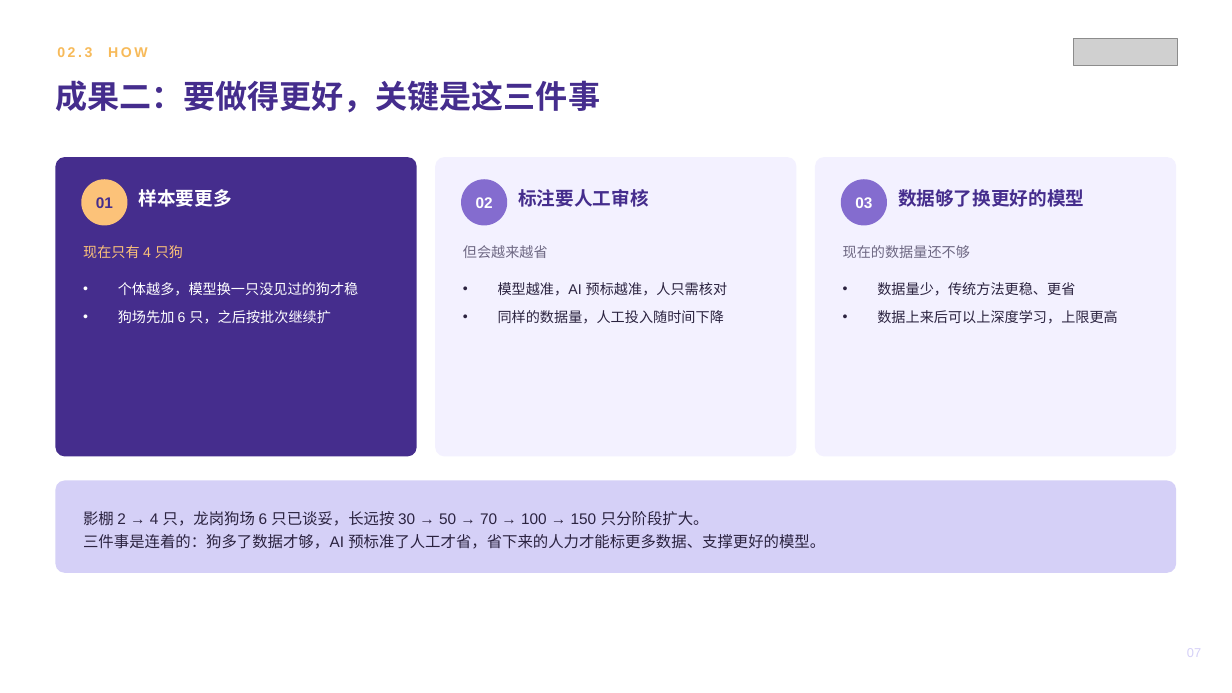
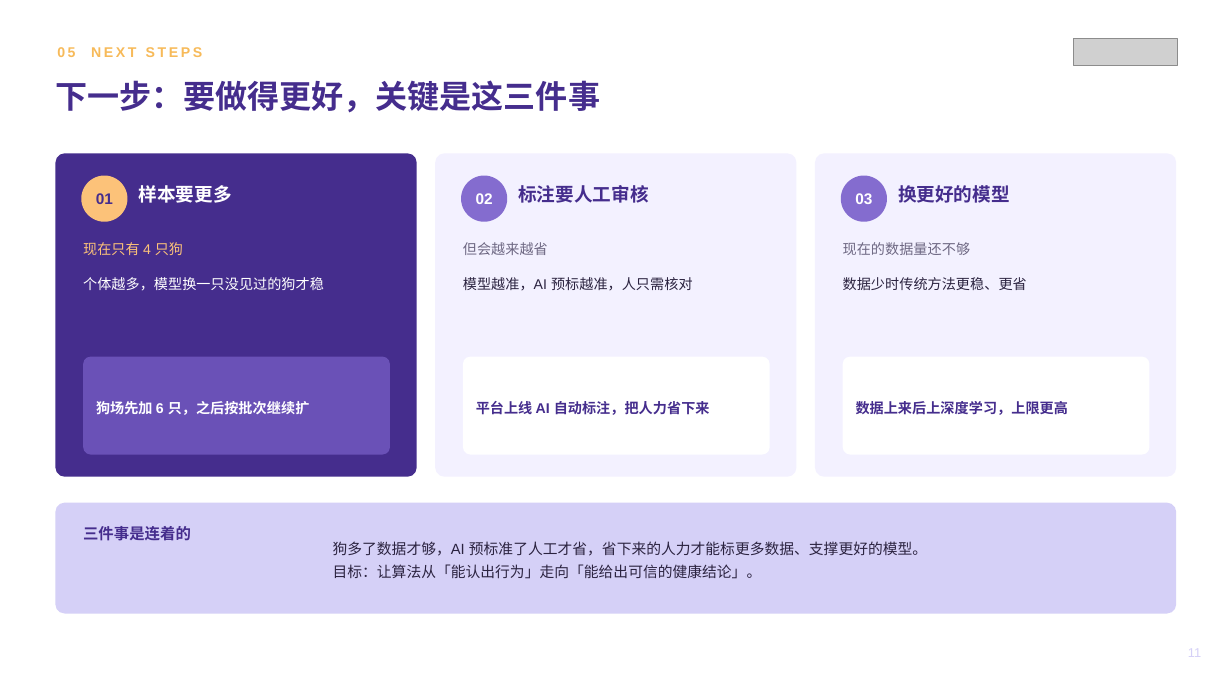
Before and after one commit to zhuyetuo/workplace_soft_skills, a slide deck: slide 11 of 转正述职/转正述职报告-Toky.pptx (slide 7 before the commit). Drawn at 1232x693 pixels with LibreOffice and Linux fonts; fonts in the diff are those of the drawing; grey boxes stand for pictures. Boxes give left, top, right and bottom in pixels: in the first picture for what was removed or moved away, otherwise in the second. Text is boxed around its words. In the diff, an @@ line names an element or a change of style, - is before the commit and + after.

```diff
--- a/转正述职/转正述职报告-Toky.pptx
+++ b/转正述职/转正述职报告-Toky.pptx
@@ text at bbox=[57, 47, 203, 57]: text changed @@
-02.3 HOW
+05 NEXT STEPS
@@ text at bbox=[55, 80, 600, 113]: text changed @@
-成果二：要做得更好，关键是这三件事
+下一步：要做得更好，关键是这三件事
@@ rounded rectangle: place and size @@
-rounded rectangle at bbox=[55, 157, 417, 457]
+rounded rectangle at bbox=[55, 153, 417, 477]
@@ rounded rectangle: place and size @@
-rounded rectangle at bbox=[435, 157, 797, 457]
+rounded rectangle at bbox=[435, 153, 797, 477]
@@ rounded rectangle: place and size @@
-rounded rectangle at bbox=[815, 157, 1177, 457]
+rounded rectangle at bbox=[815, 153, 1177, 477]
@@ 5 texts, 3 ellipses: place and size @@
-5 texts, 3 ellipses at bbox=[81, 179, 887, 226]
+5 texts, 3 ellipses at bbox=[81, 176, 887, 222]
@@ text at bbox=[898, 185, 1010, 203]: text changed @@
-数据够了换更好的模型
+换更好的模型
@@ text "个体越多，模型换一只没见过的狗才稳" at bbox=[83, 277, 324, 291]: bullet • to none; line spacing 1.2 to 1.25; less space between paragraphs @@
@@ text "模型越准，AI 预标越准，人只需核对" at bbox=[463, 277, 693, 290]: bullet • to none; line spacing 1.2 to 1.25; less space between paragraphs @@
@@ text added at bbox=[843, 277, 1027, 290], 11 pt, text #2B2340 @@
+数据少时传统方法更稳、更省
@@ text at bbox=[118, 310, 330, 323]: paragraph removed @@
-• 狗场先加 6 只，之后按批次继续扩
@@ text at bbox=[498, 310, 724, 324]: paragraph removed @@
-• 同样的数据量，人工投入随时间下降
@@ rounded rectangle added at bbox=[83, 357, 390, 455], fill #6A51B7 @@
@@ rounded rectangle added at bbox=[463, 357, 770, 455], fill #FFFFFF @@
@@ rounded rectangle added at bbox=[843, 357, 1150, 455], fill #FFFFFF @@
@@ text "数据上来后上深度学习，上限更高" at bbox=[856, 401, 1068, 415]: vertical alignment top to middle @@
@@ text added at bbox=[96, 401, 310, 415], 11 pt, text #FFFFFF, bold @@
+狗场先加 6 只，之后按批次继续扩
@@ text added at bbox=[476, 401, 710, 415], 11 pt, text #452D8D, bold @@
+平台上线 AI 自动标注，把人力省下来
@@ text at bbox=[856, 401, 1068, 415]: text changed; text colour #2B2340 to #452D8D; bold on @@
-• 数据量少，传统方法更稳、更省
-• 数据上来后可以上深度学习，上限更高
+数据上来后上深度学习，上限更高
@@ proportions changed in 4 elements at bbox=[55, 153, 417, 477], bbox=[435, 153, 797, 477], bbox=[815, 153, 1177, 477], bbox=[55, 503, 1177, 614] @@
@@ rounded rectangle: place and size @@
-rounded rectangle at bbox=[55, 481, 1177, 573]
+rounded rectangle at bbox=[55, 503, 1177, 614]
@@ text added at bbox=[83, 526, 191, 541], 12 pt, text #452D8D, bold @@
+三件事是连着的
@@ text at bbox=[333, 541, 927, 579]: text changed; size 12 to 11.5 pt @@
-影棚 2 → 4 只，龙岗狗场 6 只已谈妥，长远按 30 → 50 → 70 → 100 → 150 只分阶段扩大。
-三件事是连着的：狗多了数据才够，AI 预标准了人工才省，省下来的人力才能标更多数据、支撑更好的模型。
+狗多了数据才够，AI 预标准了人工才省，省下来的人力才能标更多数据、支撑更好的模型。
+目标：让算法从「能认出行为」走向「能给出可信的健康结论」。
@@ text at bbox=[1188, 649, 1201, 657]: text changed @@
-07
+11
```
Also in this commit, not shown: 6 other slides changed, 1 slide added, 2 slides removed, 2 other files.
